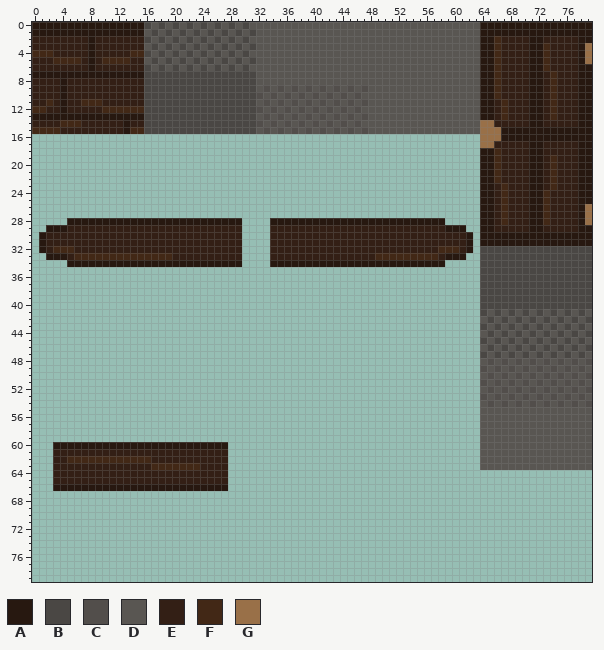
One commit to this sprite sheet: assets/sprites/tileset.png. The picture above was drawn from the file before the commit.
The file is 80x80 pixels.
Palette (. is transparent): A #271810  B #4a4744  C #524e4b  D #595652  E #331f15  F #422816  G #997048
Pixels before (only the part around the change), first column x 26:
39 ......................................BBBBBBBBBBBBBBBB
40 ......................................BBBBBBBBBBBBBBBB
41 ......................................BDBDBDBDBDBDBDBD
42 ......................................DBDBDBDBDBDBDBDB
43 ......................................BDBDBDBDBDBDBDBD
44 ......................................DBDBDBDBDBDBDBDB
45 ......................................BDBDBDBDBDBDBDBD
46 ......................................DBDBDBDBDBDBDBDB
47 ......................................BDBDBDBDBDBDBDBD
48 ......................................DCDCDCDCDCDCDCDC
49 ......................................CDCDCDCDCDCDCDCD
50 ......................................DCDCDCDCDCDCDCDC
51 ......................................CDCDCDCDCDCDCDCD
52 ......................................DCDCDCDCDCDCDCDC
53 ......................................CDCDCDCDCDCDCDCD
54 ......................................DCDCDCDCDCDCDCDC
55 ......................................DDDDDDDDDDDDDDDD
56 ......................................DDDDDDDDDDDDDDDD
57 ......................................DDDDDDDDDDDDDDDD
58 ......................................DDDDDDDDDDDDDDDD
59 ......................................DDDDDDDDDDDDDDDD
60 AA....................................DDDDDDDDDDDDDDDD
61 EE....................................DDDDDDDDDDDDDDDD
62 EE....................................DDDDDDDDDDDDDDDD
63 EE....................................DDDDDDDDDDDDDDDD
64 EE....................................................
65 EE....................................................
66 AA....................................................
67 ......................................................
68 ......................................................
69 ......................................................
70 ......................................................
71 ......................................................
72 ......................................................
73 ......................................................
74 ......................................................
75 ......................................................
76 ......................................................
77 ......................................................
78 ......................................................
79 ......................................................
And afterwards:
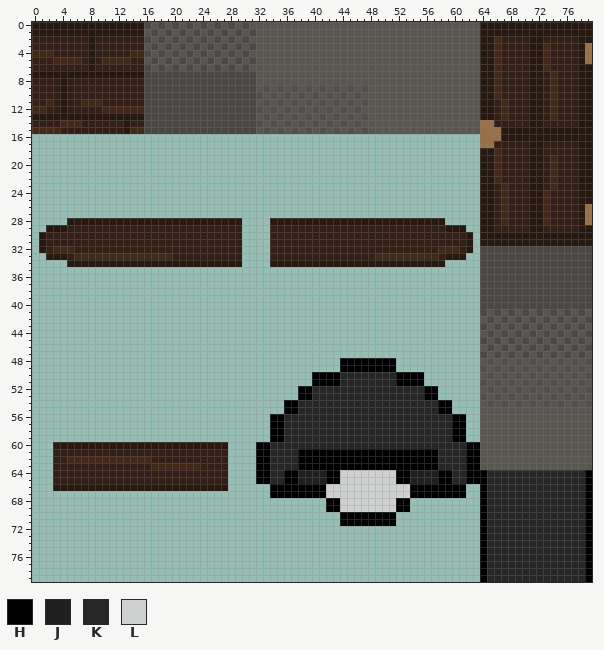
Colours new in this view: H #000000  J #1f1f1f  K #262626  L #cfd1d1
Difference:
There is now colour H in rows 48 to 49 at x 44 to 51; in rows 50 to 51 at x 40 to 43 and 52 to 55; in rows 52 to 53 at x 38 to 39 and 56 to 57; in rows 54 to 55 at x 36 to 37 and 58 to 59; in rows 56 to 59 at x 34 to 35 and 60 to 61; in row 60 at x 32 to 33 and 62 to 63.
There is now colour H in rows 61 to 63 at x 32 to 33, 38 to 57 and 62 to 63; in rows 64 to 65 at x 32 to 33, 36 to 37, 42 to 43, 52 to 53, 58 to 59, 62 to 64 and 79; in rows 66 to 67 at x 34 to 41, 54 to 61, 64 and 79; in rows 68 to 69 at x 42 to 43, 52 to 53, 64 and 79; in rows 70 to 71 at x 44 to 51, 64 and 79; in rows 72 to 79 at x 64 and 79.
There is now colour J in rows 64 to 65 at x 38 to 41 and 54 to 57.
There is now colour K in rows 50 to 51 at x 44 to 51; in rows 52 to 53 at x 40 to 55; in rows 54 to 55 at x 38 to 57; in rows 56 to 59 at x 36 to 59; in row 60 at x 34 to 61; in rows 61 to 63 at x 34 to 37 and 58 to 61.
There is now colour K in rows 64 to 65 at x 34 to 35, 60 to 61 and 65 to 78; in rows 66 to 79 at x 65 to 78.
There is now colour L in rows 64 to 65 at x 44 to 51; in rows 66 to 67 at x 42 to 53; in rows 68 to 69 at x 44 to 51.
Boxes around the changes in both pictures, in picture pixels (x1, y1, x2, y2):
added: (256, 358, 592, 582)
